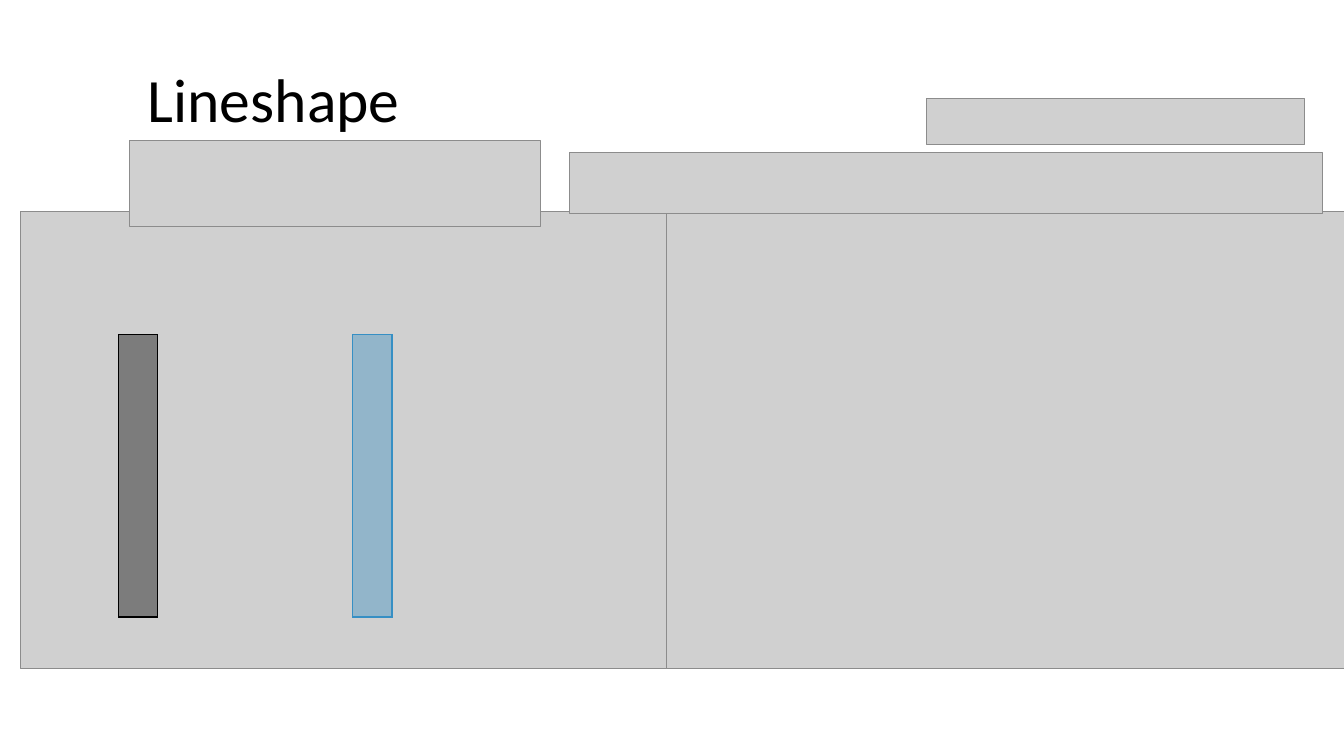
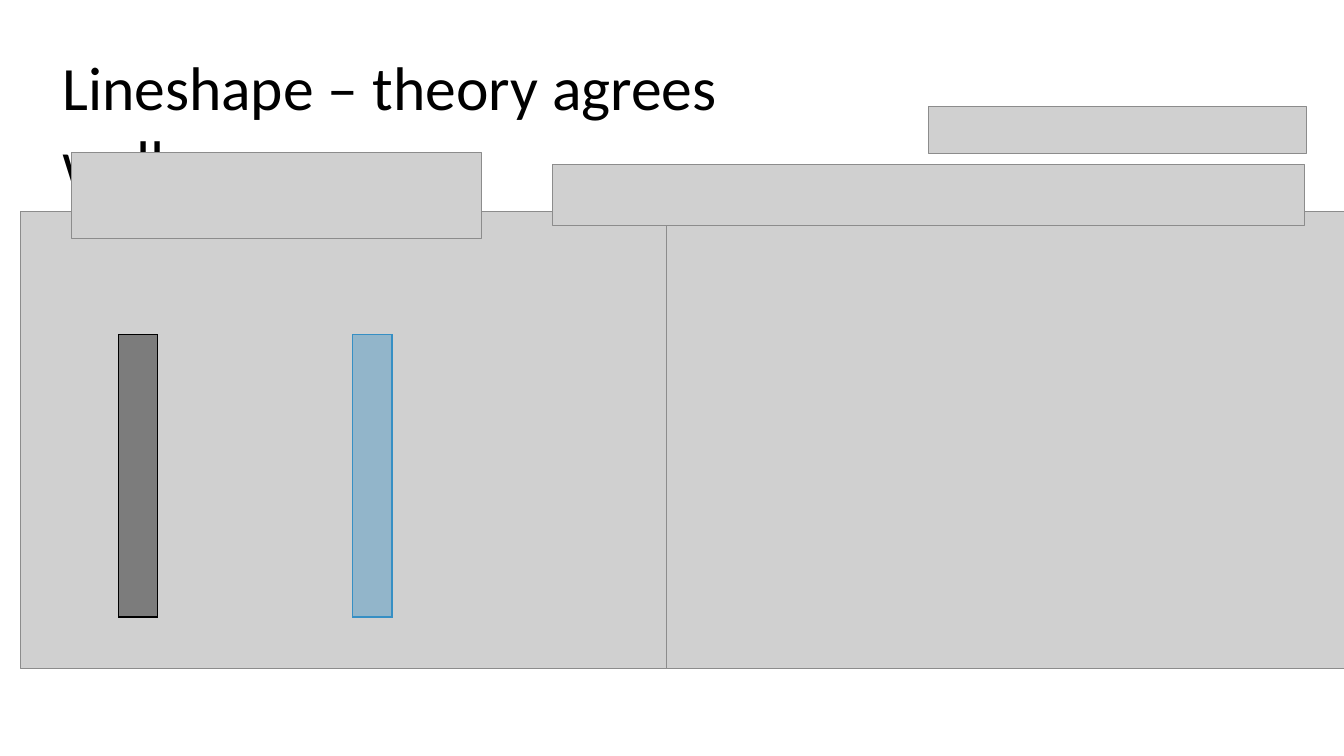
Before and after one commit to kgilmo/amplitude_sensing_paper, a slide deck: slide 4 of amplitude_sensing_penning.pptx. Drawn at 1344x756 pixels with LibreOffice and Linux fonts; fonts in the diff are those of the drawing; grey boxes stand for pictures. Boxes give left, top, right and bottom in pixels: in the first picture for what was removed or moved away, otherwise in the second. Text is boxed around its words. In the diff, an @@ line names an element or a change of style, - is before the commit and + after.

```diff
--- a/amplitude_sensing_penning.pptx
+++ b/amplitude_sensing_penning.pptx
@@ text at bbox=[62, 67, 716, 199]: text changed @@
-Lineshape
+Lineshape – theory agrees well
@@ picture: place and size @@
-picture at bbox=[928, 99, 1306, 145]
+picture at bbox=[929, 107, 1307, 153]
@@ picture: place and size @@
-picture at bbox=[129, 140, 539, 226]
+picture at bbox=[72, 153, 482, 239]
@@ picture: place and size @@
-picture at bbox=[570, 153, 1323, 214]
+picture at bbox=[553, 164, 1306, 225]
```
Also in this commit, not shown: 5 other slides changed.
